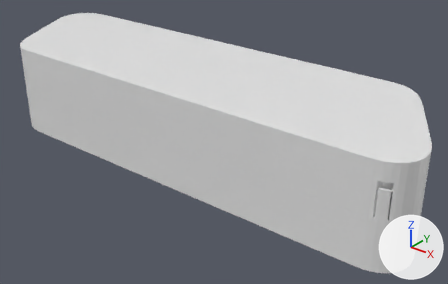
Renders of the Blender file sling/inspectionhatch_anvil/hatch_skewed.blend from each side of a commit.
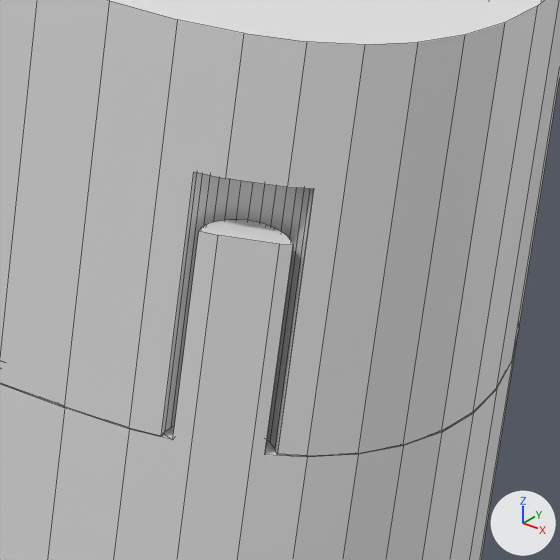
Each version is shown whole from a 50 mm lens placed at (165.0, -184.0, 115.0), pointed at (13.0, 6.0, -3.0), then close up on the part from 78% to 96% of the width and 55% to 83% of the height. Every picture has the same lights, and +X, +Y and +Z are marked at lower right. The close-ups show mesh edges as thin lines. The same objects are shown in both versions, whatever each file hides.
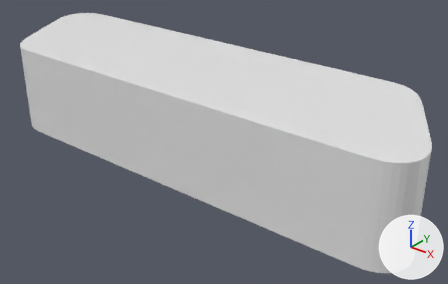
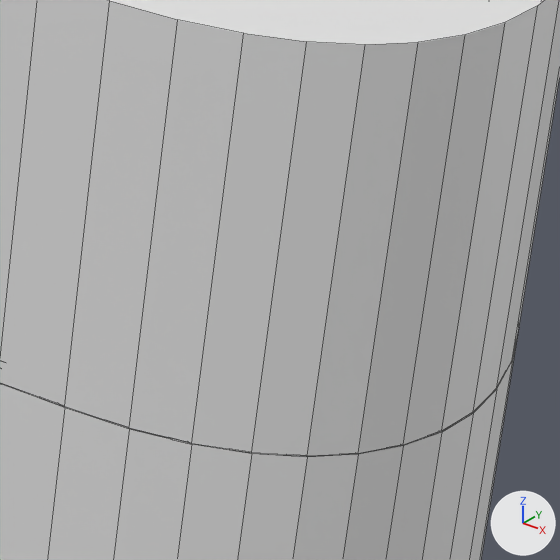
ob_cylinder is not drawn itself; it is used by a modifier of ob_cube.
ob_cylinder_001 is not drawn itself; it is used by a modifier of ob_cube_001.

The change in detail:
Object 'Cube' (ob_cube) loses its BOOLEAN modifier named 'Boolean.001'.
Modifier setting removed (it was object = ob_cylinder).
Modifier setting removed (it was operation = 'UNION').
Object 'Cube.001' (ob_cube_001) loses its BOOLEAN modifier named 'Boolean.001'.
Modifier setting removed (it was object = ob_cylinder_001).
Object 'Cylinder' (ob_cylinder) is deleted.
Object 'Cylinder.001' (ob_cylinder_001) is deleted.

Where the change shows, as pixel boxes (x1, y1, x2, y2) in the close-ups (560 x 560 px):
'Cube.001', reshaped, modifiers changed
    both: (0, 0, 560, 456)
'Cube', reshaped, modifiers changed
    before: (0, 219, 518, 560)
    after: (0, 335, 518, 560)
